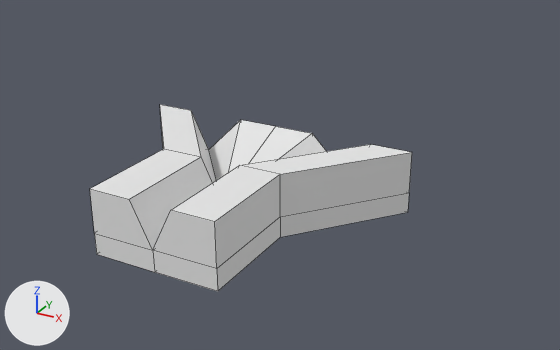
An edit to the Blender file Assets/Entities/Lanes/Split.blend, drawn before and after from the same camera.
Rendered twice from a 50 mm camera at (17.4, -21.2, 15.1) aimed at (2.4, 6.0, 1.4). Lighting does not change. The marker at lower left points along +X, +Y and +Z. Mesh edges are drawn as thin lines.

The scene before the commit, as lines of its bpy script (objects in view):
```python
me_cube = bpy.data.meshes.new('Cube')
me_cube.from_pydata(...)  # 22 vertices, 21 faces; spans x 0.0..7.0, y 0.0..10.0, z -1.0..2.0
me_cube.materials.append(mat_material)  # white #e7e7e7
ob_cube = bpy.data.objects.new('Cube', me_cube)
ob_cube.location = (0.0, 0.0, 0.0)
_m = ob_cube.modifiers.new('Mirror', 'MIRROR')
_m.use_clip = True
```
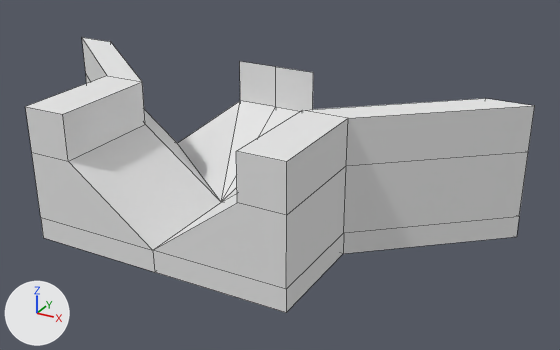
The change, as a diff of the scene's bpy script:
```diff
--- a/Assets/Entities/Lanes/Split.blend.py
+++ b/Assets/Entities/Lanes/Split.blend.py
@@ me_cube @@
 # used by ob_cube; location = (0.0, 0.0, 0.0)
-me_cube.from_pydata(...)  # 22 vertices, 21 faces; spans x 0.0..7.0, y 0.0..10.0, z -1.0..2.0
+me_cube.from_pydata(...)  # 30 vertices, 28 faces; spans x 0.0..12.0, y 0.0..10.0, z -1.0..5.0
+# me_cube part 1
+# 10 vertices are removed from x 1.0..7.0, y 0.0..10.0, z -1.0..2.0
+# 14 faces are deleted
+# 6 vertices move from x 0.0..4.0, y 0.0..10.0, z -1.0..2.0 to x 0.0..6.0, y 0.0..10.0, z -1.0..3.0
+# 8 vertices are added at x 0.0..12.0, y 0.0..10.0, z 3.0..5.0
+# 5 new vertices lie (6.0, 0.0, 0.0) away from vertices in x 0.0..4.0, y 0.0..10.0, z -1.0..0.0
+# 5 new vertices lie (0.0, 5.0, 0.0) away from vertices in x 1.0..6.0, y 0.0, z 0.0..5.0
+# 21 new faces join them
 me_cube.materials.append(mat_material)
```

Changed parts and their boxes [x1, y1, x2, y2] in the pictures (560 x 350 px):
'Cube', reshaped (58% wider, 48% taller)
    before: [90, 105, 412, 291]
    after: [25, 38, 534, 313]
